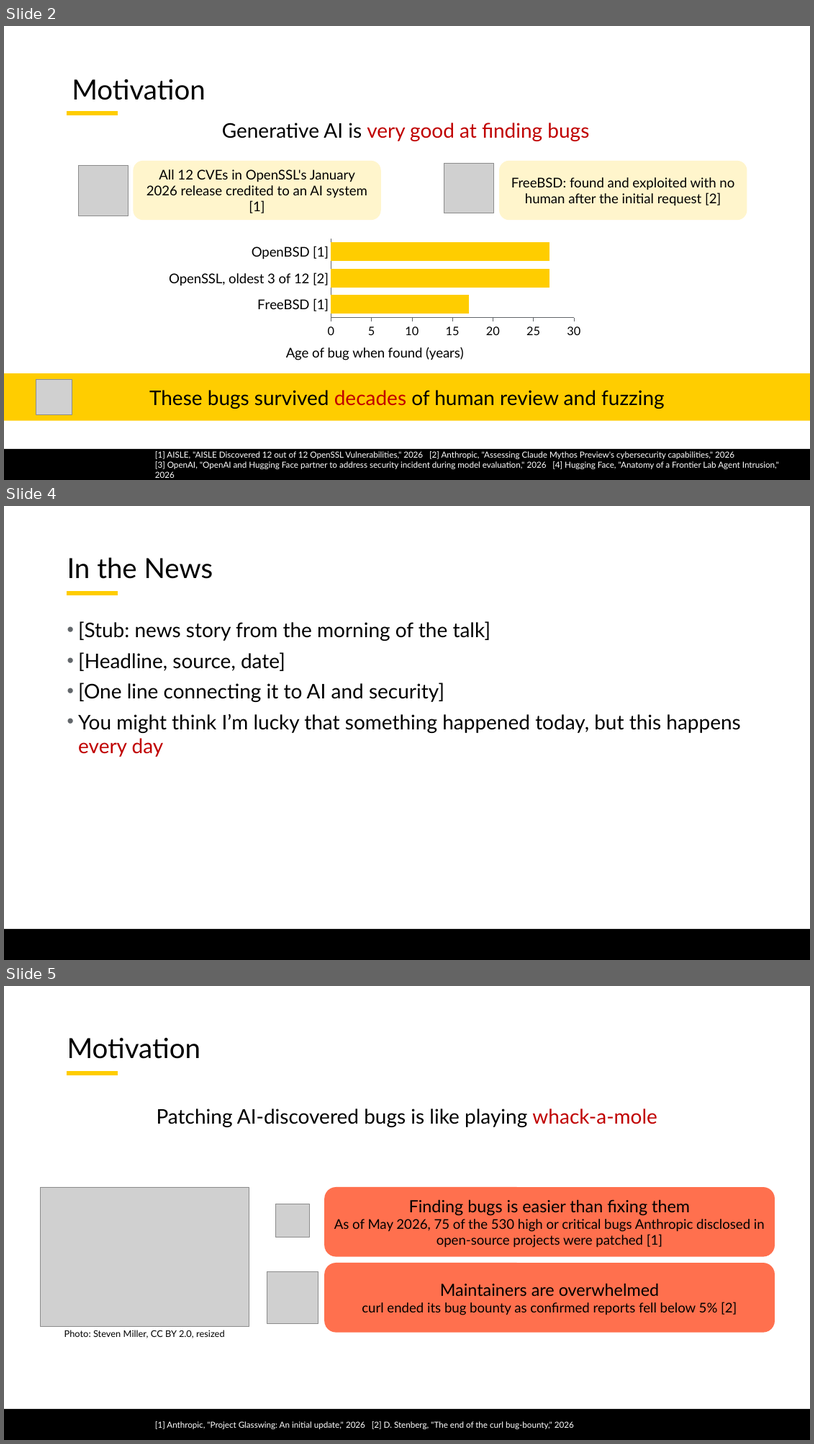
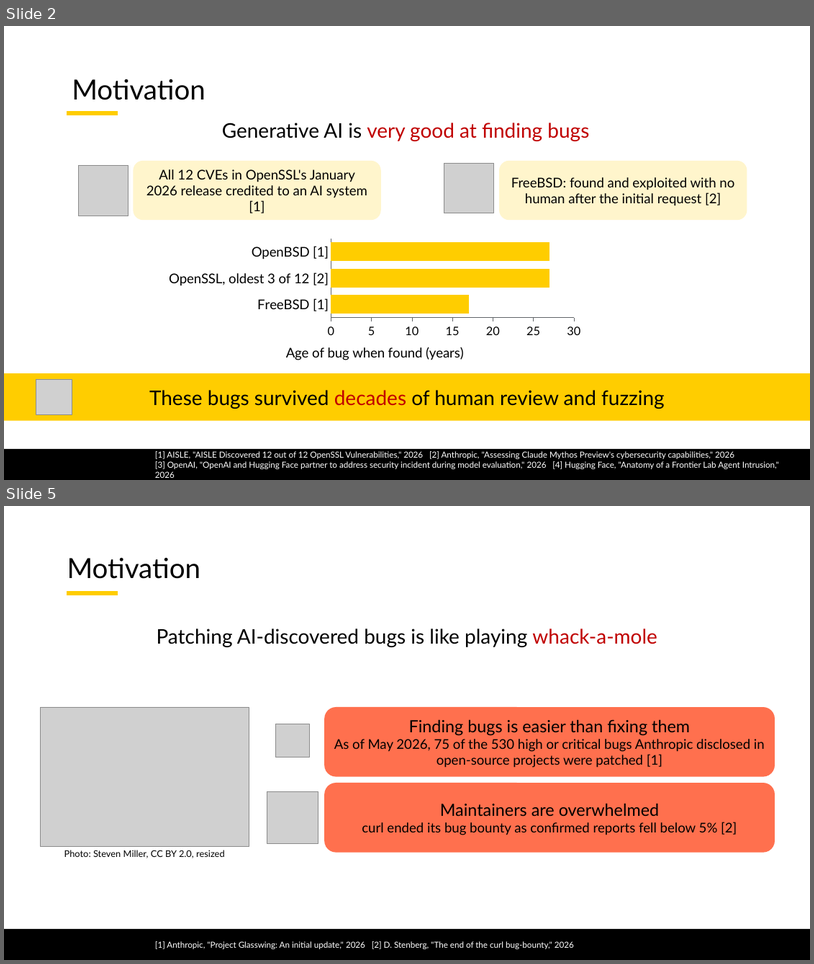
Before and after one commit to lorchrob/graduate_research_symposium, a slide deck: symposium_slides.pptx. Shown one above the other, each under a label of ours: slides 2, 4 and 5 before the commit, slides 2 and 5 after it; the slides between them are not shown. The pictures are 814x1444 and 814x964 pixels, drawn with LibreOffice and Linux fonts; fonts in the diff are those of the drawing; grey boxes stand for pictures; background and template pictures are left out. Boxes give left, top, right and bottom in pixels: in the first picture for what was removed or moved away, otherwise in the second. Text is boxed around its words. In the diff, an @@ line names an element or a change of style, - is before the commit and + after.

```diff
--- a/symposium_slides.pptx
+++ b/symposium_slides.pptx
@@ slide 4 removed at <box>4,506,810,960</box>, background #FFFFFF; not listed: 2 template elements that a slide beside it also shows @@
@@ title removed at <box>67,557,214,579</box> @@
-In the News
@@ text removed at <box>78,621,741,757</box> @@
-• [Stub: news story from the morning of the talk]
-• [Headline, source, date]
-• [One line connecting it to AI and security]
-• You might think I’m lucky that something happened today, but this happens every day
```
Also in this commit, not shown: 4 slides changed, 1 slide added.
